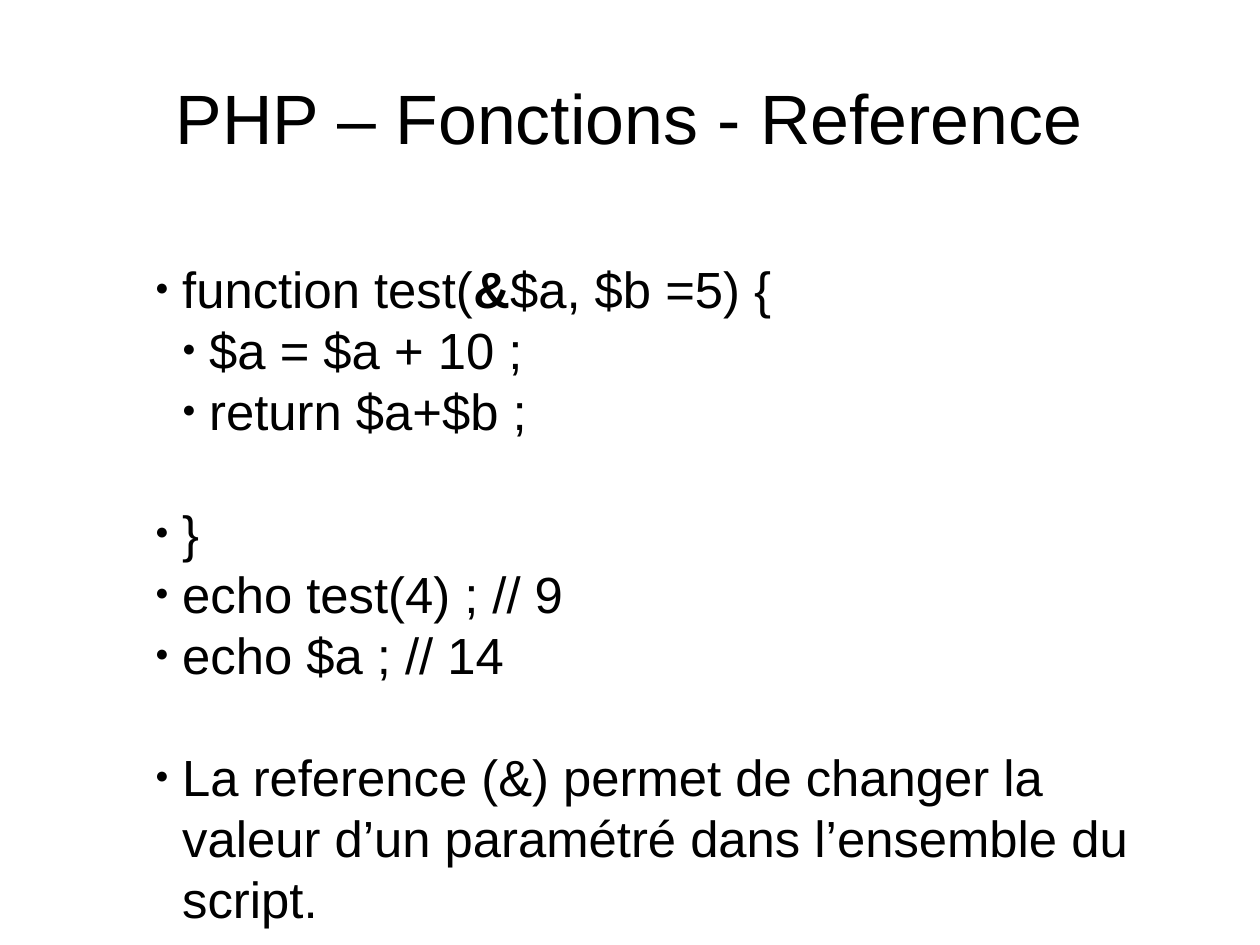
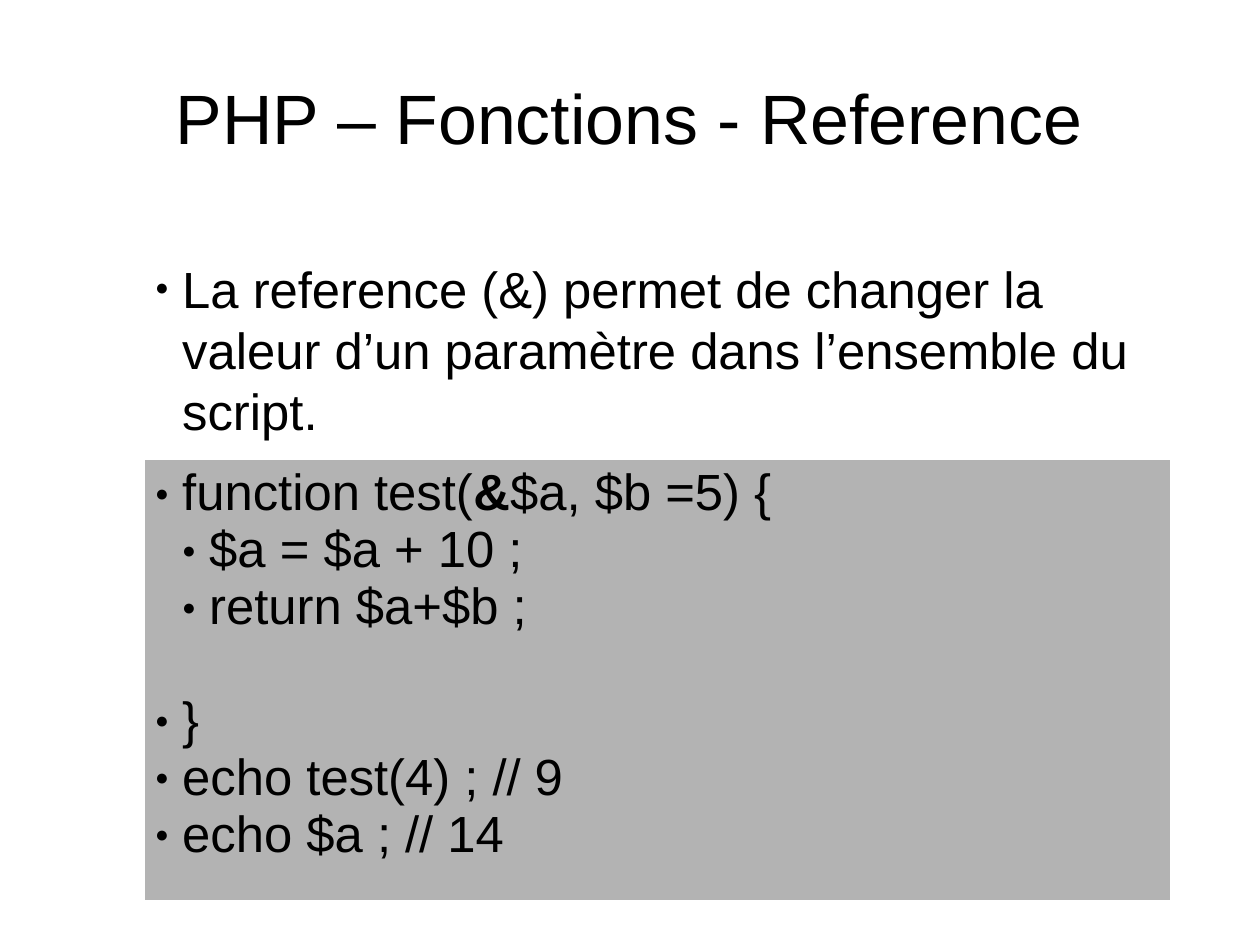
Before and after one commit to NicoM88/formation, a slide deck: slide 23 of PHP/formation.odp (slide 20 before the commit). Drawn at 1260x945 pixels with LibreOffice and Linux fonts; fonts in the diff are those of the drawing. Boxes give left, top, right and bottom in pixels: in the first picture for what was removed or moved away, otherwise in the second. Text is boxed around its words. In the diff, an @@ line names an element or a change of style, - is before the commit and + after.

```diff
--- a/PHP/formation.odp
+++ b/PHP/formation.odp
@@ text at (182, 271, 1127, 440): text changed @@
-● function test(&$a, $b =5) {
-  ● $a = $a + 10 ;
-  ● return $a+$b ;
-● }
-● echo test(4) ; // 9
-● echo $a ; // 14
-● La reference (&) permet de changer la valeur d’un paramétré dans l’ensemble du script.
+● La reference (&) permet de changer la valeur d’un paramètre dans l’ensemble du script.
@@ table added at (144, 460, 1171, 900), 1 rows, 1 columns @@
+function test(&$a, $b =5) { / $a = $a + 10 ; / return $a+$b ; / } / echo test(4) ; // 9 / echo $a ; // 14
```
Also in this commit, not shown: 9 other slides changed, 3 slides added, 1 other file.
